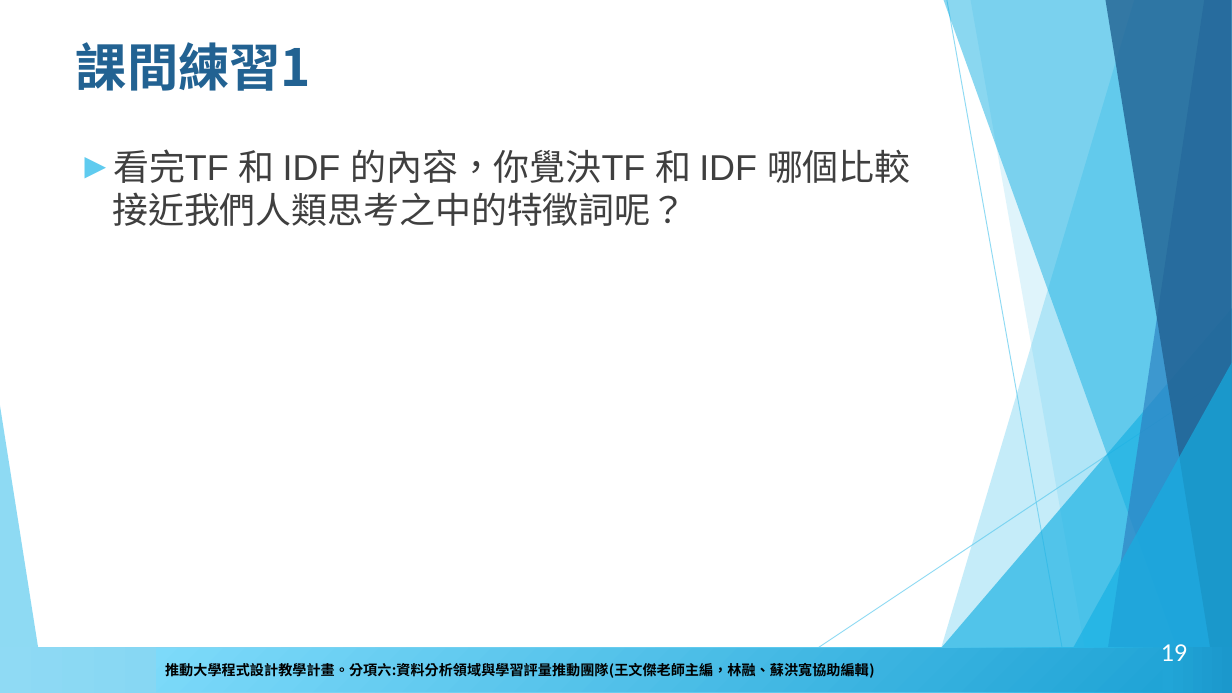
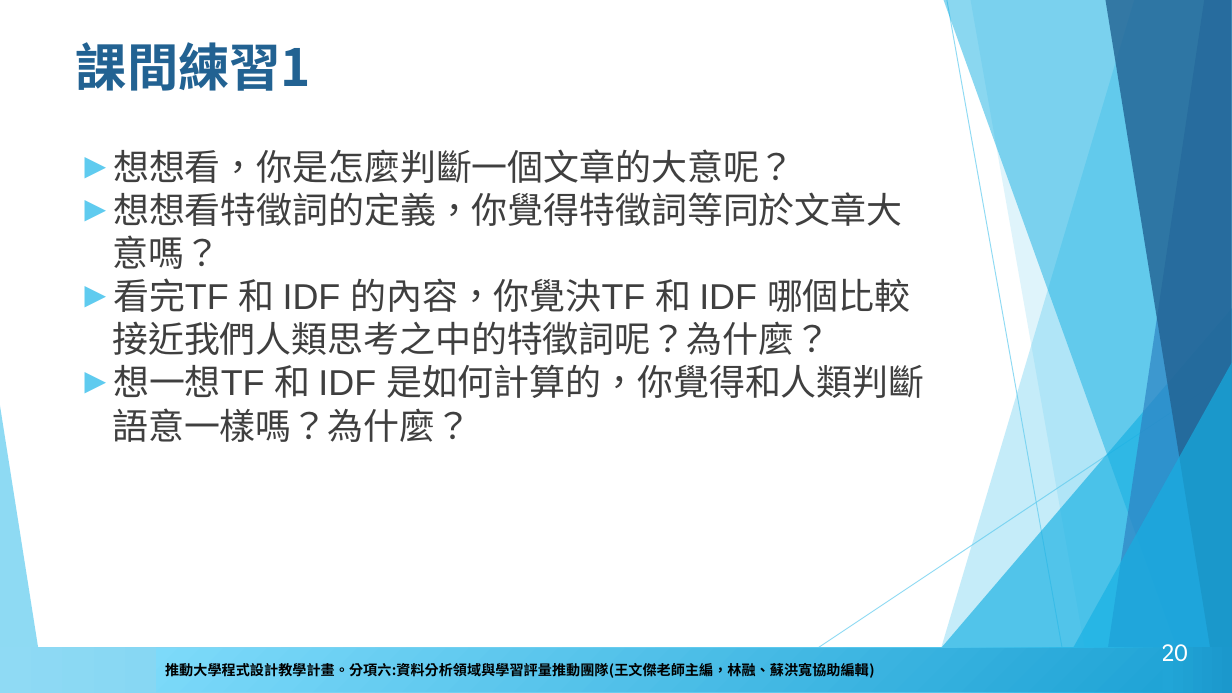
Before and after one commit to howardsukuan/textual-data-analysis-python, a slide deck: slide 20 of week02/文本分析與程式設計Week02.pptx (slide 19 before the commit). Drawn at 1232x693 pixels with LibreOffice and Linux fonts; fonts in the diff are those of the drawing; background and template pictures are left out. Boxes give left, top, right and bottom in pixels: in the first picture for what was removed or moved away, otherwise in the second. Text is boxed around its words. In the diff, an @@ line names an element or a change of style, - is before the commit and + after.

Commit message:
更新第二週TFIDF 內容和課間練習內容

```diff
--- a/week02/文本分析與程式設計Week02.pptx
+++ b/week02/文本分析與程式設計Week02.pptx
@@ text at bbox=[112, 149, 924, 442]: text changed @@
-► 看完TF 和 IDF 的內容，你覺決TF 和 IDF 哪個比較接近我們人類思考之中的特徵詞呢？
+► 想想看，你是怎麼判斷一個文章的大意呢？
+► 想想看特徵詞的定義，你覺得特徵詞等同於文章大意嗎？
+► 看完TF 和 IDF 的內容，你覺決TF 和 IDF 哪個比較接近我們人類思考之中的特徵詞呢？為什麼？
+► 想一想TF 和 IDF 是如何計算的，你覺得和人類判斷語意一樣嗎？為什麼？
@@ page number at bbox=[1161, 644, 1188, 661]: text changed @@
-19
+20
```
Also in this commit, not shown: 4 other slides changed, 8 slides added, 1 other file.
